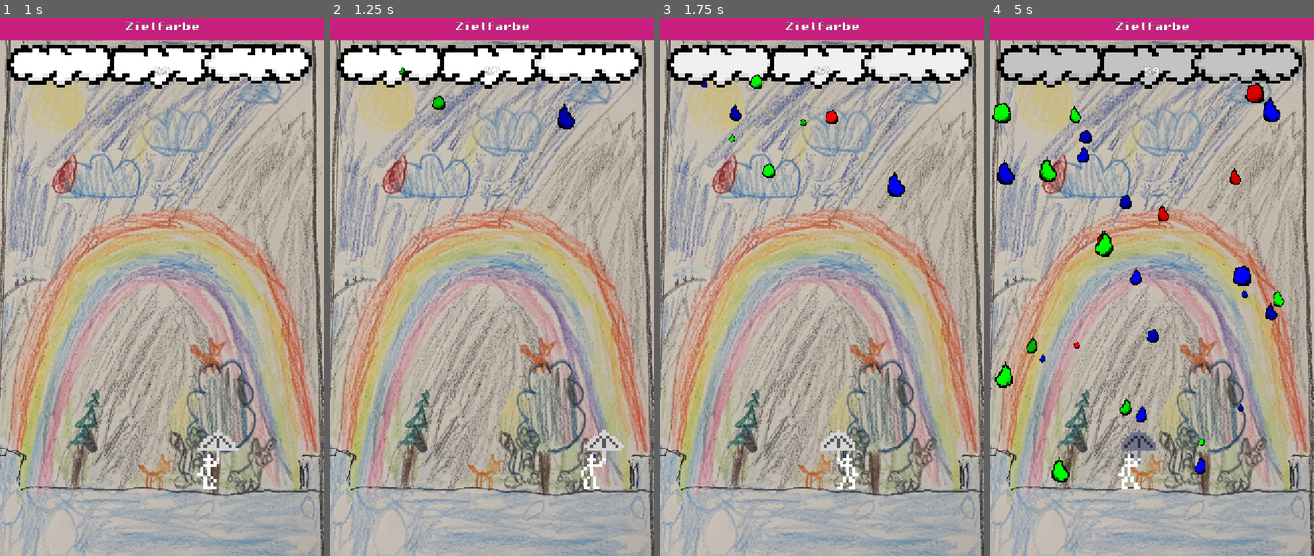
Above: before the commit, frames 1-4 (left to right).
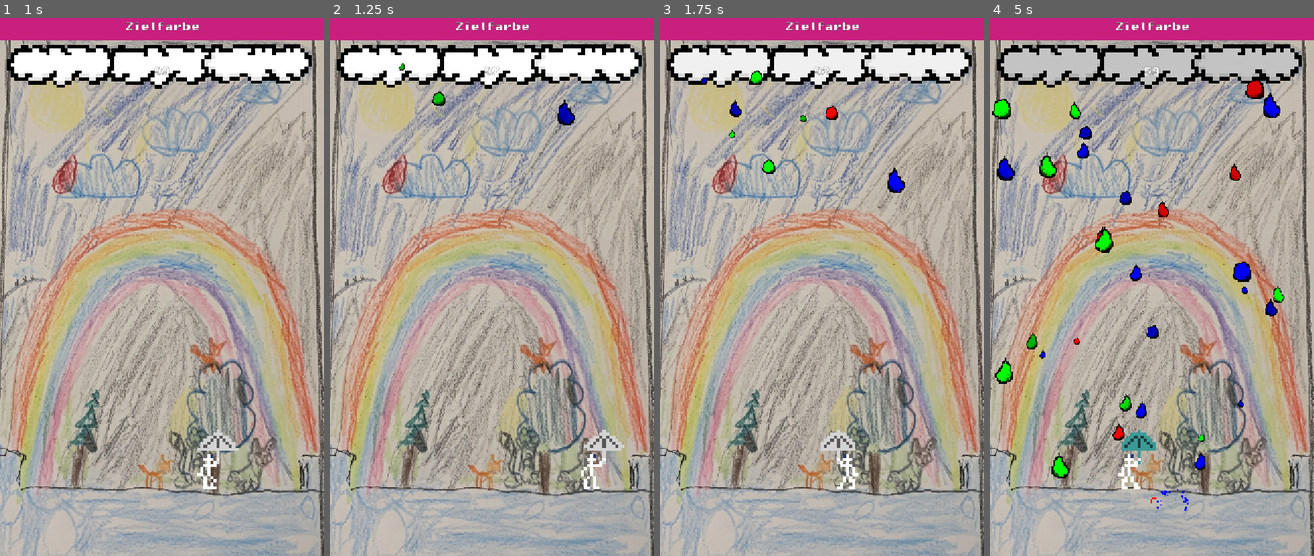
Above: after the commit, the same moments.

Repository: Gellardo/gamejam-farbe-bekennen
Game: Godot game, scene res://game.tscn
The game is run twice, just before and just after one commit, with the same random seed, the same clock (stepped at 60 frames per second) and the same inputs. The engine's default icon, where the game draws it, is replaced by a stand-in: a white triangle on a blue panel in a dark square.
Inputs (mouse positions are in pixels of both pictures, inside the frame that each line leads up to):
- Up to frame 1 (1 s): tap Enter at 0.5 s; move the mouse to (233, 260) at 0.52 s; hold Right (right) from 0.53 s (still down); click (233, 260) at 0.67 s
- Up to frame 2 (1.25 s): keep holding Right (right)
- Up to frame 3 (1.75 s): release Right (right) at 1.25 s; drag from (757, 313) to (818, 71) at 1.27 s
- Up to frame 4 (5 s): move the mouse to (1184, 168) at 2.02 s; hold Right (right) 2.03-2.75 s; drag from (1135, 394) to (1226, 324) at 2.77 s; move the mouse to (1249, 367) at 3.52 s; hold Left (left) 3.53-4.25 s; drag from (1054, 206) to (1161, 459) at 4.27 s

Frame 1 is identical in both runs. In frame 2, 0.3% of the frame differs, in the area x 21-76%, y 8-21%; in frame 3, 0.6%; in frame 4, 3.1%, in the area x 0-91%, y 11-92%.

Commit message:
Add splash effect

Diff:
--- /dev/null
+++ b/Splash.tscn
@@ -0,0 +1,19 @@
+[gd_scene format=3 uid="uid://d1r1unsgjj0c3"]
+
+[ext_resource type="Script" uid="uid://h881tstbflvb" path="res://scripts/splash.gd" id="1_0vf8b"]
+
+[node name="Splash" type="CPUParticles2D" unique_id=1054848341]
+emitting = false
+lifetime = 0.3
+one_shot = true
+explosiveness = 1.0
+randomness = 0.07
+lifetime_randomness = 0.1
+direction = Vector2(0, -1)
+spread = 120.0
+gravity = Vector2(0, 400)
+initial_velocity_min = 100.0
+initial_velocity_max = 150.06
+scale_amount_min = 3.0
+scale_amount_max = 5.0
+script = ExtResource("1_0vf8b")
--- /dev/null
+++ b/scripts/splash.gd
@@ -0,0 +1,11 @@
+# splash_effect.gd
+extends CPUParticles2D
+
+func _ready() -> void:
+    emitting = true
+    finished.connect(queue_free)
+
+func setup(spawn_pos: Vector2, splash_color: Color,size:int) -> void:
+    global_position = spawn_pos
+    modulate = splash_color
+    amount*=size
--- a/scripts/tropfen.gd
+++ b/scripts/tropfen.gd
@@ -7,6 +7,7 @@
 
 @onready var sprite: Sprite2D = $Sprite2D
 @onready var collision: CollisionShape2D = $CollisionShape2D
+const SPLASH = preload("res://Splash.tscn")
 
 func _ready() -> void:
     # Connect signals (or connect them via the Node dock)
@@ -36,6 +37,13 @@
         capsule.radius *= new_size
         collision.shape = capsule
 
+func destroy():
+    var splash = SPLASH.instantiate()
+    var tint: Color = sprite.modulate
+    var capsule = collision.shape as CapsuleShape2D
+    splash.setup(global_position+ + Vector2(0, capsule.height * 0.5 * global_scale.y), tint, size)
+    get_parent().add_child(splash)
+    queue_free()
 
 func _physics_process(delta: float) -> void:
     position += direction * speed * delta
@@ -47,10 +55,10 @@
     else:
         #print("hit terrain")
         pass
-    queue_free()
+    destroy()
 func _on_area_entered(body: Node) -> void:
     if body.is_in_group("umbrella"):
         body = body.owner
         if body.has_method("collect"):
             body.collect(color, size)
-        queue_free()
+        destroy()
--- a/tropfen.tscn
+++ b/tropfen.tscn
@@ -18,11 +18,11 @@
 
 [node name="Sprite2D" type="Sprite2D" parent="." unique_id=1022797635]
 material = SubResource("ShaderMaterial_hqtel")
-position = Vector2(0.5000005, -0.49999928)
+position = Vector2(0.5, -9.5)
 scale = Vector2(1.4687499, 1.65625)
 texture = ExtResource("2_vjvvs")
 hframes = 3
 
 [node name="CollisionShape2D" type="CollisionShape2D" parent="." unique_id=1522116962]
-position = Vector2(0, -1)
+position = Vector2(0, -10)
 shape = SubResource("CapsuleShape2D_6lhik")
Not shown, added: scripts/splash.gd.uid
